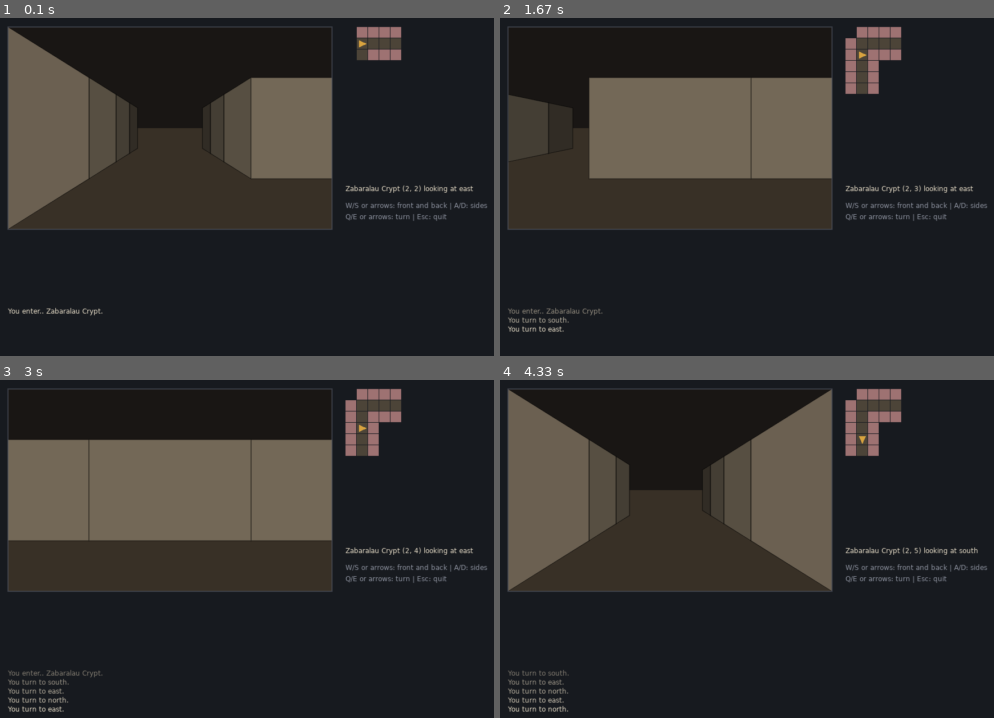
Above: before the commit, frames 1-4 (two rows, left to right).
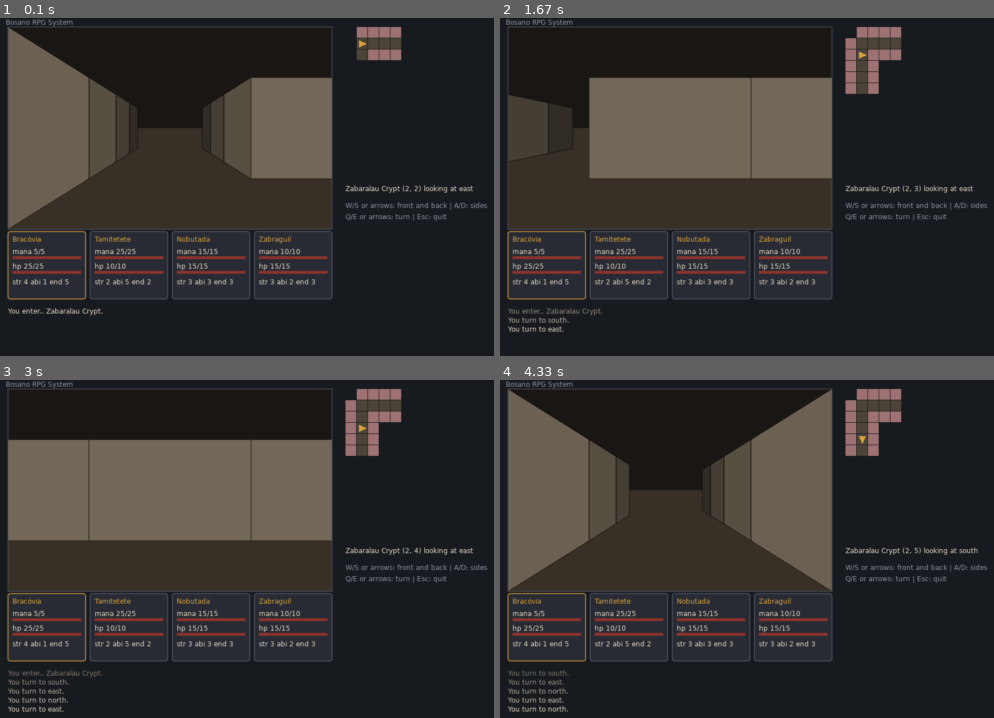
Above: after the commit, the same moments.

Repository: velhotolo/dungeonmatic
Game: LÖVE game, started from main.lua
The game is run twice, just before and just after one commit, with the same random seed, the same clock (stepped at 60 frames per second) and the same inputs.
Inputs:
- Up to frame 1 (0.1 s): no input
- Up to frame 2 (1.67 s): hold Right 0.33-0.8 s; hold Up 0.83-1.13 s; tap X at 0.9, 1.23, 1.53 s; hold Right 1.17-1.63 s
- Up to frame 3 (3 s): hold Left 1.67-2.2 s; tap X at 1.73, 2.03, 2.3, 2.63, 2.93 s; hold Down 2.23-2.53 s; hold Left 2.57-2.97 s
- Up to frame 4 (4.33 s): hold Up 3-3.37 s; tap X at 3.07, 3.47, 3.77, 4.13 s; hold Right 3.4-4.03 s; hold Down from 4.07 s (still down)

The runs differ from the first frame. In frame 1, 4.5% of the frame differs, in the area x 1-68%, y 0-84%; in frame 2, 4.5%; in frame 3, 4.5%; in frame 4, 4.5%.

Commit message:
Adjusted main file, create rule system, sandbox for testing, character cards with attributes, model suitable for other systems, dice rolling separated app but integrated via require, all modular, all separated, all called as needed

Diff:
--- a/main.lua
+++ b/main.lua
@@ -6,12 +6,29 @@
 local minimap = require("src.minimap")
 local sight = require("src.sight")
 local messages = require("src.messages")
+local sandbox = require("src.sandbox")
+local rules = require("src.rules")
+local panel = require("src.panel")
+
 
 local LEVEL = "level1" --current level
 local map              -- current floor
 local party            -- the coterie
 local font
+local system
 local RANGE = sight.DEPTH
+local SYSTEM
+
+local function readData(path)
+    local text = assert(love.filesystem.read(path), "can't find it " .. path)
+    return assert(sandbox.run(text, path, {}))
+end
+
+local function loadSystem(name)
+    local pth = "systems/" .. name .. "/rules.lua"
+    local text = assert(love.filesystem.read(pth), "can't find it " .. pth)
+    return assert(rules.load(text, pth))
+end
 
 -- try to walk, if there's a wall, the couterie don't move
 local function walk(ahead, side)
@@ -35,12 +52,23 @@
     font = love.graphics.newFont(14)
     love.graphics.setBackgroundColor(0.09, 0.10, 0.12)
 
-    -- this will be read by another file in the future
-    local level = love.filesystem.load("maps/" .. LEVEL .. ".lua")()
+    -- 1. Carrega o sistema PRIMEIRO
+    system = loadSystem("bosano")
+
+    -- 2. Carrega o mapa e a posição inicial
+    local level = readData("maps/" .. LEVEL .. ".lua")
     map = Map.new(level.rows)
     map.name = level.name
 
+    -- 3. AGORA cria a party na posição que o mapa mandou
     party = Party.new(level.start.x, level.start.y, level.start.dir)
+
+    -- 4. Com o sistema e a party prontos, gera os heróis e os insere na equipe
+    for _, def in ipairs(readData("party_start.lua")) do
+        local c = assert(rules.newCharacter(system, def.name, def.attributes))
+        table.insert(party.members, c)
+    end
+
     party:look(map, RANGE)
     messages.add("You enter.. " .. map.name .. ".")
 end
@@ -66,6 +94,7 @@
 end
 
 function love.draw()
+    panel.draw(system, party.members, 16, 380, 576, 120, party.members[1])
     sight.draw(map, party, 16, 16, 576, 360)
     love.graphics.setColor(0.33, 0.35, 0.40)
     love.graphics.rectangle("line", 16, 16, 576, 360)
@@ -76,5 +105,6 @@
     love.graphics.setColor(0.55, 0.57, 0.62)
     love.graphics.print("W/S or arrows: front and back | A/D: sides", 616, 326)
     love.graphics.print("Q/E or arrows: turn | Esc: quit", 616, 346)
+    love.graphics.print("   Bosano RPG System")
     messages.draw(16, 514, 16)
 end
--- /dev/null
+++ b/party_start.lua
@@ -0,0 +1,10 @@
+-- the four characters of the game
+-- starting with the attributes of Bosano System
+
+
+return {
+    { name = "Bracóvia",   attributes = { brute = 4, skill = 1, endure = 5 } },
+    { name = "Tamitetete", attributes = { brute = 2, skill = 5, endure = 2 } },
+    { name = "Nobutada",   attributes = { brute = 3, skill = 3, endure = 3 } },
+    { name = "Zabraguil",  attributes = { brute = 3, skill = 2, endure = 3 } },
+}
--- /dev/null
+++ b/src/dice.lua
@@ -0,0 +1,34 @@
+local dice = {}
+
+dice.random = function(faces)
+    if love then
+        return love.math.random(faces)
+    end
+    return math.random(faces)
+end
+
+function dice.roll(count, faces)
+    local results = {}
+    for i = 1, count do
+        results[i] = dice.random(faces)
+    end
+    return results
+end
+
+function dice.sum(results)
+    local total = 0
+    for _, value in ipairs(results) do
+        total = total + value
+    end
+    return total
+end
+
+function dice.toText(results)
+    local parts = {}
+    for i, value in ipairs(results) do
+        parts[i] = tostring(value)
+    end
+    return table.concat(parts, ", ")
+end
+
+return dice
--- /dev/null
+++ b/src/panel.lua
@@ -0,0 +1,70 @@
+-- a card for each character, created by the system
+
+local rules = require("src.rules")
+local utf8 = require("utf8")
+
+local panel = {}
+
+local CARD_COLOR = { 0.16, 0.17, 0.20 }
+local BORDER_COLOR = { 0.33, 0.35, 0.40 }
+local NAME_COLOR = { 0.85, 0.64, 0.25 }
+local TEXT_COLOR = { 0.90, 0.86, 0.78 }
+local BAR_COLOR = { 0.55, 0.20, 0.18 }
+local EMPTY_COLOR = { 0.25, 0.12, 0.11 }
+
+local function threeLetters(text)
+    local fourth = utf8.offset(text, 4)
+
+    if not fourth then
+        return text
+    end
+    return text:sub(1, fourth - 1)
+end
+
+local function card(system, c, x, y, w, h, highlight)
+    love.graphics.setColor(CARD_COLOR)
+    love.graphics.rectangle("fill", x, y, w, h, 4, 4)
+    if highlight then
+        love.graphics.setColor(NAME_COLOR)
+    else
+        love.graphics.setColor(BORDER_COLOR)
+    end
+    love.graphics.rectangle("line", x, y, w, h, 4, 4)
+    -- 4, 4: cantos redondos
+    love.graphics.setColor(NAME_COLOR)
+    love.graphics.print(c.name, x + 8, y + 6)
+    local lineY = y + 28
+    local barWidth = w - 16
+    for _, r in ipairs(system.resources) do
+        local max = rules.maxOf(system, c, r.id)
+        local current = c.resources[r.id] or 0
+        love.graphics.setColor(EMPTY_COLOR)
+        love.graphics.rectangle("fill", x + 8, lineY + 16, barWidth, 5)
+        if max > 0 then
+            love.graphics.setColor(BAR_COLOR)
+            local filled = barWidth * current / max
+            love.graphics.rectangle("fill", x + 8, lineY + 16, filled, 5)
+        end
+        love.graphics.setColor(TEXT_COLOR)
+        love.graphics.print(("%s %d/%d"):format(r.name, current, max), x + 8, lineY)
+        lineY = lineY + 26
+    end
+    local parts = {}
+    for _, a in ipairs(system.attributes) do
+        local value = c.attributes[a.id]
+        table.insert(parts, ("%s %d"):format(threeLetters(a.name), value))
+    end
+    love.graphics.setColor(TEXT_COLOR)
+    love.graphics.print(table.concat(parts, " "), x + 8, lineY + 2)
+end
+function panel.draw(system, members, x0, y0, w, h, highlight)
+    local gap = 8
+    local cardWidth = (w - 3 * gap) / 4
+    for i, c in ipairs(members) do
+        local x = x0 + (i - 1) * (cardWidth + gap)
+        card(system, c, x, y0, cardWidth, h, c == highlight)
+    end
+    love.graphics.setColor(1, 1, 1)
+end
+
+return panel
--- /dev/null
+++ b/src/rules.lua
@@ -0,0 +1,145 @@
+local sandbox = require("src.sandbox")
+local dice = require("src.dice")
+
+local rules = {}
+
+local function findById(list, id)
+    for _, item in ipairs(list) do
+        if item.id == id then
+            return item
+        end
+    end
+    return nil
+end
+
+function rules.problems(system)
+    local found = {}
+    local function problem(text)
+        table.insert(found, text)
+    end
+
+    if type(system) ~= "table" then
+        return { "the file must return a table" }
+    end
+
+    if type(system.id) ~= "string" or not system.id:match("^[%w_]+$") then
+        problem("id: text just with letters, numbers or _")
+    end
+
+    if type(system.name) ~= "string" then
+        problem("name: text")
+    end
+
+    if type(system.attributes) ~= "table" or #system.attributes == 0 then
+        problem("attributes: list must contain at least one attribute")
+    else
+        for i, a in ipairs(system.attributes) do
+            if type(a.id) ~= "string" or type(a.name) ~= "string"
+                or type(a.min) ~= "number" or type(a.max) ~= "number"
+                or a.min > a.max then
+                problem(("attributes[%d]: needs id, name, min and max" .. " (min <= max)"):format(i))
+            end
+        end
+    end
+
+    if type(system.resources) ~= "table" then
+        problem("resources: list")
+    else
+        for i, r in ipairs(system.resources) do
+            if type(r.id) ~= "string" or type(r.name) ~= "string"
+                or type(r.max) ~= "function" then
+                problem(("resources[%d]: needs id, name and a max function"):format(i))
+            end
+        end
+    end
+
+    if type(system.test) ~= "function" then
+        problem("test: function (character, attribute, difficulty, ctx)")
+    end
+
+    local exploration = system.exploration
+    if type(exploration) ~= "table" or type(exploration.search) ~= "string" then
+        problem("exploration.search: attribute's id used to look for passages")
+    elseif type(system.attributes) == "table"
+        and not findById(system.attributes, exploration.search) then
+        problem("exploration.search: '" .. exploration.search .. "' it's not one of the attributes")
+    end
+    return found
+end
+
+function rules.load(text, name)
+    local system, err = sandbox.run(text, name)
+    if not system then
+        return nil, err
+    end
+    local found = rules.problems(system)
+    if #found > 0 then
+        return nil, name .. ": " .. table.concat(found, "; ")
+    end
+    return system
+end
+
+function rules.maxOf(system, character, resourceId)
+    local resource = findById(system.resources, resourceId)
+    local ok, value = pcall(resource.max, character)
+    if not ok or type(value) ~= "number" then
+        return 0
+    end
+    return value
+end
+
+function rules.newCharacter(system, name, values)
+    values = values or {}
+    for id in pairs(values) do
+        if not findById(system.attributes, id) then
+            return nil, ("%s: the attribute '%s' doesn't exist in %s"):format(name, id, system.name)
+        end
+    end
+
+    local character = { name = name, attributes = {}, resources = {} }
+    for _, a in ipairs(system.attributes) do
+        local value = tonumber(values[a.id]) or a.min
+        character.attributes[a.id] = math.max(a.min, math.min(a.max, value))
+    end
+
+    for _, r in ipairs(system.resources) do
+        character.resources[r.id] = rules.maxOf(system, character, r.id)
+    end
+    return character
+end
+
+function rules.test(system, character, attribute, difficulty)
+    local rolls = {}
+    local ctx = {
+        roll = function(count, faces)
+            local results = dice.roll(count, faces)
+            local line = ("%dd%d: %s"):format(count, faces, dice.toText(results))
+            table.insert(rolls, line)
+            return results
+        end,
+        sum = dice.sum,
+    }
+    local ok, success, text =
+        pcall(system.test, character, attribute, difficulty, ctx)
+    if not ok then
+        return false, "rules error: " .. tostring(success)
+    end
+    text = tostring(text or "")
+    if #rolls > 0 then
+        text = text .. " [" .. table.concat(rolls, " | ") .. "]"
+    end
+    return success == true, text
+end
+
+function rules.best(members, attribute)
+    local chosen = nil
+    for _, character in ipairs(members) do
+        local value = character.attributes[attribute] or 0
+        if chosen == nil or value > (chosen.attributes[attribute] or 0) then
+            chosen = character
+        end
+    end
+    return chosen
+end
+
+return rules
--- /dev/null
+++ b/src/sandbox.lua
@@ -0,0 +1,48 @@
+local sandbox = {}
+
+local function copy(t)
+    local c = {}
+    for k, v in pairs(t) do
+        c[k] = v
+    end
+    return c
+end
+
+function sandbox.defaultEnv()
+    local safeMath = copy(math)
+    safeMath.random = nil
+    safeMath.randomseed = nil
+    return {
+        math = safeMath,
+        string = copy(string),
+        table = copy(table),
+        pairs = pairs,
+        ipairs = ipairs,
+        next = next,
+        select = select,
+        tostring = tostring,
+        tonumber = tonumber,
+        type = type,
+        error = error,
+        pcall = pcall,
+        unpack = unpack,
+    }
+end
+
+function sandbox.run(text, name, env)
+    if text:byte(1) == 27 then
+        return nil, name .. ": bytecode is not accepted"
+    end
+    local chunk, err = loadstring(text, "=" .. name)
+    if not chunk then
+        return nil, err
+    end
+    setfenv(chunk, env or sandbox.defaultEnv())
+    local ok, result = pcall(chunk)
+    if not ok then
+        return nil, result
+    end
+    return result
+end
+
+return sandbox
--- /dev/null
+++ b/systems/bosano/rules.lua
@@ -0,0 +1,62 @@
+local function success(results, target)
+    local count = 0
+    for _, value in ipairs(results) do
+        count = count + value
+    end
+    return count
+end
+
+return {
+    id = "bosano",
+    name = "Bosano System",
+    version = 1,
+    attributes = {
+        { id = "brute",  name = "strength",  min = 1, max = 5 },
+        { id = "skill",  name = "abilitiy",  min = 1, max = 5 },
+        { id = "endure", name = "endurance", min = 1, max = 5 },
+
+    },
+
+    resources = {
+        {
+            id = "mana",
+            name = "mana",
+            max = function(c) return 5 * c.attributes.skill end,
+        },
+        {
+
+            id = "health",
+            name = "hp",
+            max = function(c) return 5 * c.attributes.endure end,
+        },
+    },
+
+    test = function(c, attribute, difficulty, ctx)
+        local diceNumber = ctx.dice_pool or 1
+
+
+        local val = c.attributes[attribute] or 0
+
+
+        local diceResults = ctx.roll(diceNumber, 6)
+        local diceTotal = ctx.sum(diceResults)
+
+
+        local total = diceTotal + val
+
+
+        local success_check = total >= difficulty
+
+        local text
+        if success_check then
+            text = ("Total success! Total: %d (Target: %d)"):format(total, difficulty)
+        else
+            text = ("Miserable failure! Needed %d (Target: %d)"):format(difficulty - total, difficulty)
+        end
+
+        return success, text
+    end,
+    exploration = {
+        search = "skill"
+    },
+}
--- /dev/null
+++ b/systems/template/rules.lua
@@ -0,0 +1,42 @@
+-- Empty template: copy this folder to systems/<your_system>/ and fill it out.
+-- The engine (src/rules.lua) checks every field upon loading and tells you what's missing.
+--
+-- Available in here: math (without random), string, table, pairs, ipairs,
+-- next, select, tostring, tonumber, type, error, pcall, unpack.
+-- Rolls: ctx.roll(amount, faces) returns the list of results;
+-- ctx.sum(list) sums the list. Always use ctx: this way the rolls
+-- will show up in the game's messages.
+return {
+    id = "my_system", -- only letters, numbers and _ ; same as the folder name
+    name = "My system",
+    version = 1,
+
+    -- Attributes: each with id, name, min and max.
+    attributes = {
+        -- { id = "strength", name = "Strength", min = 1, max = 10 },
+    },
+
+    -- Resources: values that go up and down (health, mana...).
+    -- max receives the character (c) and returns a number.
+    -- c.attributes.<id> holds the value of each attribute.
+    resources = {
+        -- {
+        --     id = "health", name = "Health Points",
+        --     max = function(c) return 10 + c.attributes.strength end,
+        -- },
+    },
+
+    -- Attribute test. Receives the character, the attribute id, the difficulty
+    -- (a number decided by the map or the game) and ctx.
+    -- Returns: true or false, and a short text for the messages.
+    test = function(c, attribute, difficulty, ctx)
+        -- local d = ctx.roll(1, 20)[1]
+        -- return d + c.attributes[attribute] >= difficulty, "rolled " .. d
+        return false, "test not written yet"
+    end,
+
+    -- Which attribute the game uses in each exploration action.
+    exploration = {
+        search = "", -- the id of one of the attributes above
+    },
+}
Not shown, added: gitignore
